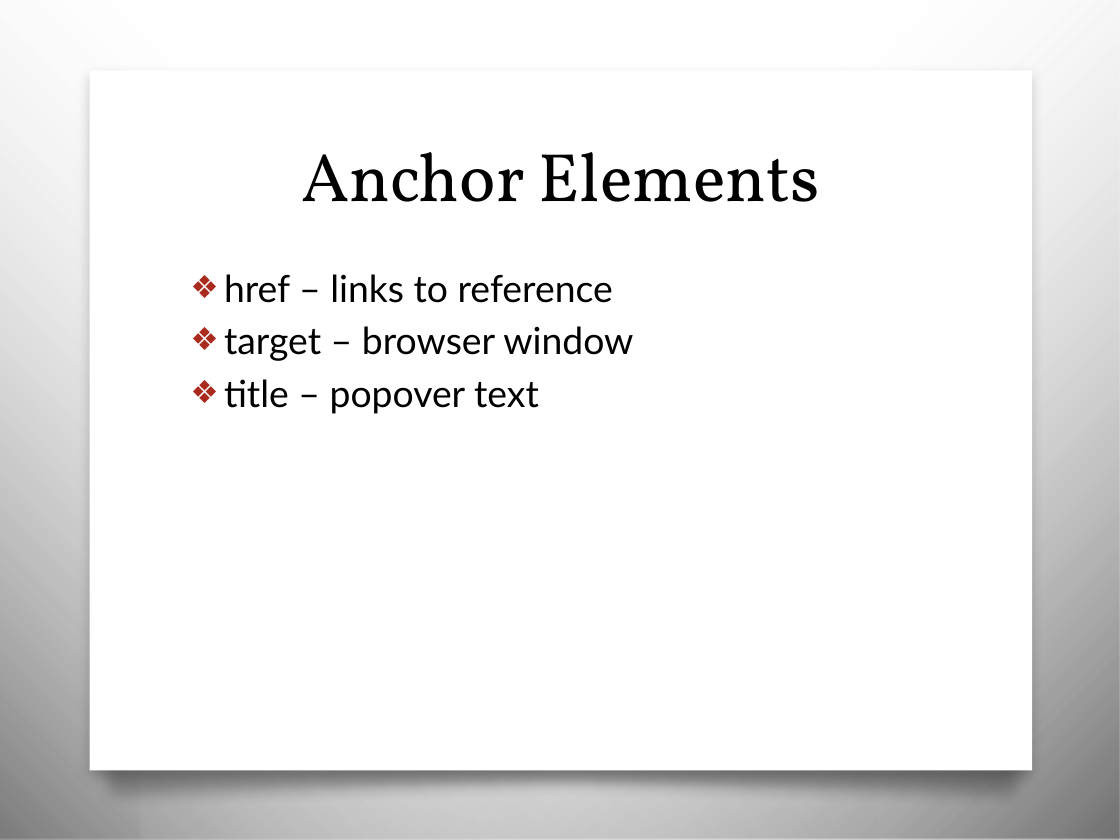
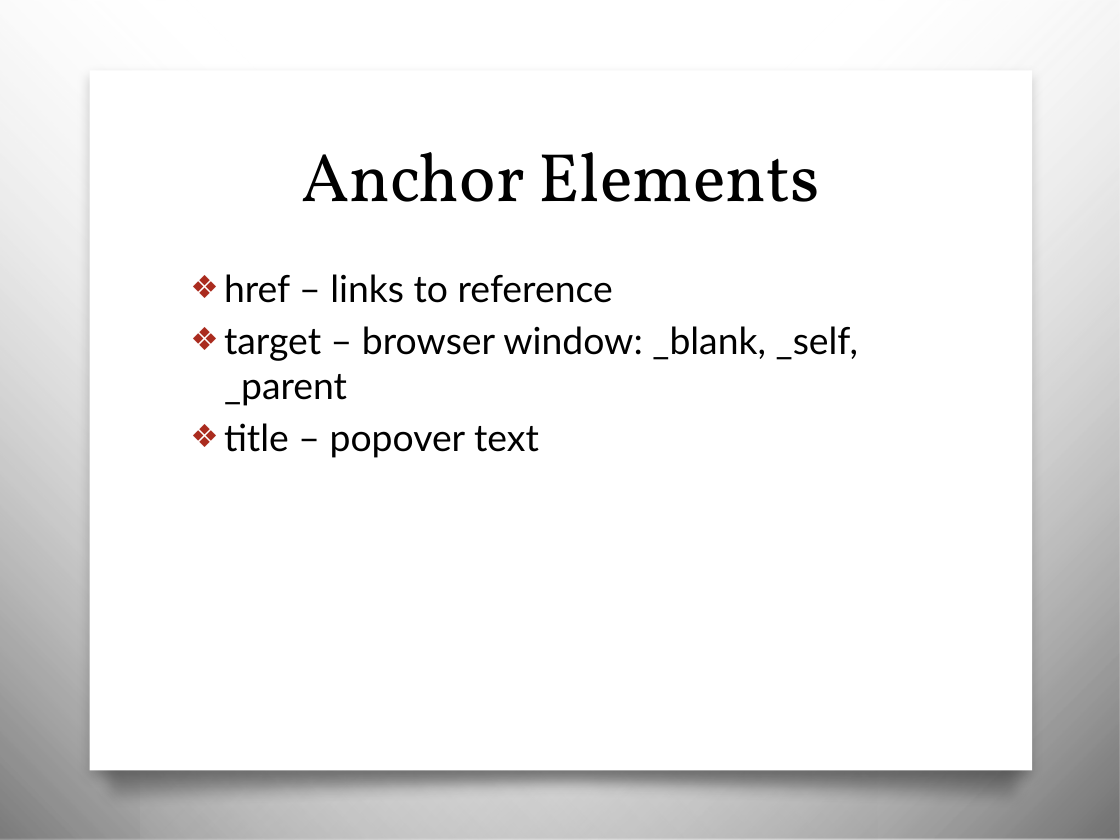
Before and after one commit to awayken/USF-ART329, a slide deck: slide 13 of slides/classthree/slides.pptx. Drawn at 1120x840 pixels with LibreOffice and Linux fonts; fonts in the diff are those of the drawing; background and template pictures are left out. Boxes give left, top, right and bottom in pixels: in the first picture for what was removed or moved away, otherwise in the second. Text is boxed around its words. In the diff, an @@ line names an element or a change of style, - is before the commit and + after.

```diff
--- a/slides/classthree/slides.pptx
+++ b/slides/classthree/slides.pptx
@@ text at [224,326,858,406]: text changed @@
-❖ target – browser window
+❖ target – browser window: _blank, _self, _parent
```
Also in this commit, not shown: 8 other slides changed, 1 slide added.
